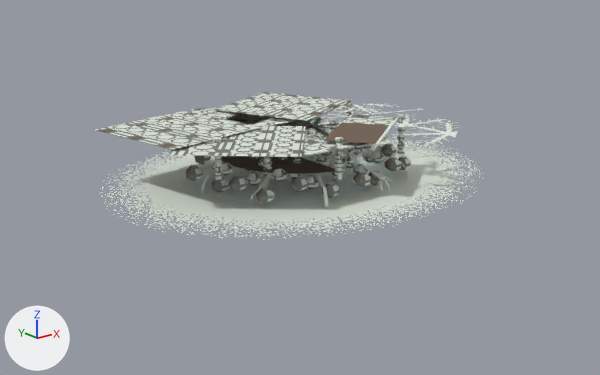
A saved change to the glTF model to-rust-as-we-fall/resources/models/fauna/candid.gltf.
The view is the same before and after, from a 50 mm camera at (-3.5, -4.4, 1.66) aimed at (-0.04, -0.08, -0.07). Lighting does not change. The marker at lower left points along +X, +Y and +Z. The picture after the commit comes second. Vertices at exactly the same position are counted once.

Objects in the first picture: 'CandidRigged'.
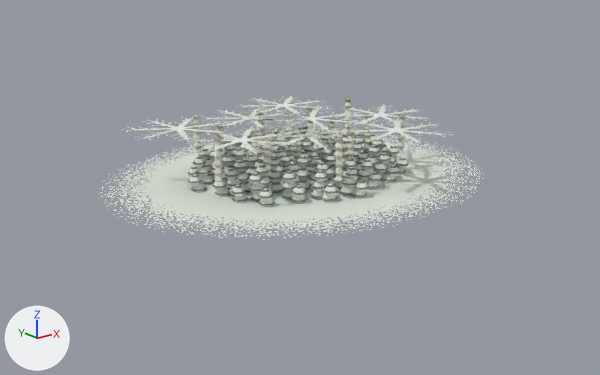
Changed parts and their boxes (x1, y1, x2, y2) in the pictures (600 x 375 px):
```json
{"object": "CandidRigged", "change": "reshaped", "before": [95, 92, 481, 240], "after": [98, 96, 481, 240]}
{"part": 1, "of": "me_candidrigged", "change": "deleted", "before": [186, 128, 363, 191]}
{"part": 2, "of": "me_candidrigged", "change": "reshaped", "before": [186, 134, 411, 207], "after": [187, 126, 409, 207]}
{"part": 3, "of": "me_candidrigged", "change": "surface changed", "before": [95, 92, 460, 181], "after": [123, 96, 451, 181]}
```

Scene script edits in JSON lines:
```json
{"block": "me_candidrigged", "where": "# used by ob_candidrigged; location = (0.0, 0.0, 0.0)"}
{"op": "remove", "block": "me_candidrigged", "code": "me_candidrigged.from_pydata(...)  # 3350 vertices, 6250 faces; spans x -1.46..1.46, y -1.24..1.24, z 0.0..0.41"}
{"op": "add", "block": "me_candidrigged", "code": "me_candidrigged.from_pydata(...)  # 6216 vertices, 11118 faces; spans x -1.46..1.46, y -1.24..1.24, z -0.02..0.41"}
{"block": "me_candidrigged", "change": "me_candidrigged part 1: 19 loose pieces with 684 vertices, spanning x -0.83..0.84, y -0.39..0.47, z 0.06..0.24, are deleted"}
{"block": "me_candidrigged", "change": "me_candidrigged part 2: 41 vertices moved within x -0.72..0.75, y -0.62..0.63, z 0.12..0.16; 1459 vertices removed from x -0.77..0.79, y -0.77..0.77, z 0.01..0.21; 5009 vertices added at x -0.82..0.82, y -0.72..0.67, z -0.02..0.27"}
{"block": "me_candidrigged", "change": "me_candidrigged part 3: 2097 kept faces spanning x -1.24..1.07, y -1.2..1.0, z 0.14..0.41 get new texture (UV) coordinates"}
```
